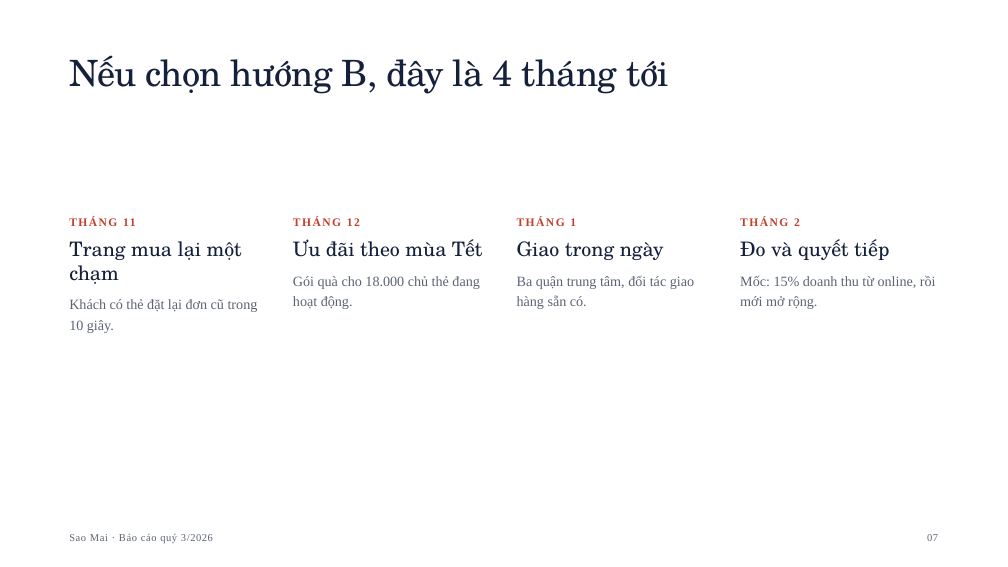
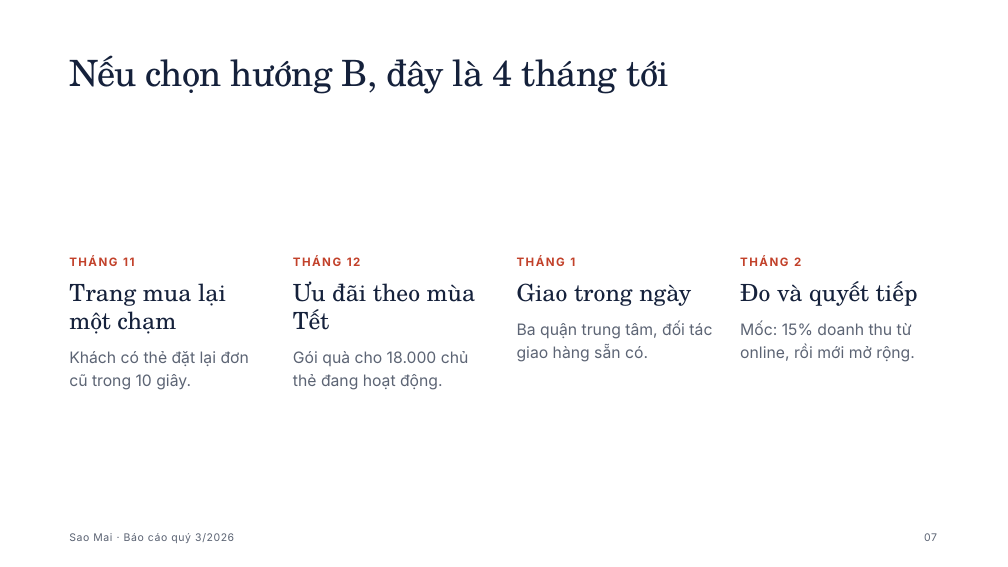
Before and after one commit to iamcaominhtien/kanban-board-mcp, a slide deck: slide 7 of server/services/slides_skill/themes/ledger/sample.pptx. Drawn at 1008x567 pixels with LibreOffice and Linux fonts; fonts in the diff are those of the drawing; background and template pictures are left out. Boxes give left, top, right and bottom in pixels: in the first picture for what was removed or moved away, otherwise in the second. Text is boxed around its words. In the diff, an @@ line names an element or a change of style, - is before the commit and + after.

```diff
--- a/server/services/slides_skill/themes/ledger/sample.pptx
+++ b/server/services/slides_skill/themes/ledger/sample.pptx
@@ font Times New Roman to Inter in 6 elements at [924, 533, 937, 541], [69, 533, 234, 543], [69, 256, 134, 266], [293, 256, 361, 266], [517, 256, 575, 266], [740, 256, 801, 266] @@
@@ 4 texts: place and size @@
-4 texts at [123, 218, 800, 226]
+4 texts at [69, 256, 801, 266]
@@ text "Trang mua lại một chạm": place and size @@
-text "Trang mua lại một chạm" at [69, 241, 242, 284]
+text "Trang mua lại một chạm" at [69, 283, 226, 334]
@@ size 19 to 22.5 pt; line spacing 22.5pt to 27pt in 4 elements at [517, 283, 691, 306], [740, 281, 918, 306], [69, 283, 226, 334], [293, 281, 476, 330] @@
@@ text "Ưu đãi theo mùa Tết": place and size @@
-text "Ưu đãi theo mùa Tết" at [293, 239, 483, 257]
+text "Ưu đãi theo mùa Tết" at [293, 281, 476, 330]
@@ text "Giao trong ngày": place and size @@
-text "Giao trong ngày" at [517, 241, 664, 260]
+text "Giao trong ngày" at [517, 283, 691, 306]
@@ text "Đo và quyết tiếp": place and size @@
-text "Đo và quyết tiếp" at [740, 239, 889, 260]
+text "Đo và quyết tiếp" at [740, 281, 918, 306]
@@ text "Ba quận trung tâm, đối ...": place and size @@
-text "Ba quận trung tâm, đối ..." at [517, 275, 694, 309]
+text "Ba quận trung tâm, đối ..." at [517, 321, 712, 362]
@@ text "Mốc: 15% doanh thu từ ...": place and size @@
-text "Mốc: 15% doanh thu từ ..." at [740, 275, 936, 309]
+text "Mốc: 15% doanh thu từ ..." at [740, 321, 915, 362]
@@ text "Khách có thẻ đặt lại ...": place and size @@
-text "Khách có thẻ đặt lại ..." at [69, 299, 258, 333]
+text "Khách có thẻ đặt lại ..." at [69, 351, 249, 390]
@@ size 13.5 to 15 pt, font Times New Roman to Inter; line spacing 19.6pt to 21.8pt in 4 elements at [517, 321, 712, 362], [740, 321, 915, 362], [69, 351, 249, 390], [293, 351, 469, 390] @@
@@ text "Gói quà cho 18.000 chủ ...": place and size @@
-text "Gói quà cho 18.000 chủ ..." at [293, 276, 479, 309]
+text "Gói quà cho 18.000 chủ ..." at [293, 351, 469, 390]
```
Also in this commit, not shown: 8 other slides changed, 51 other files.
